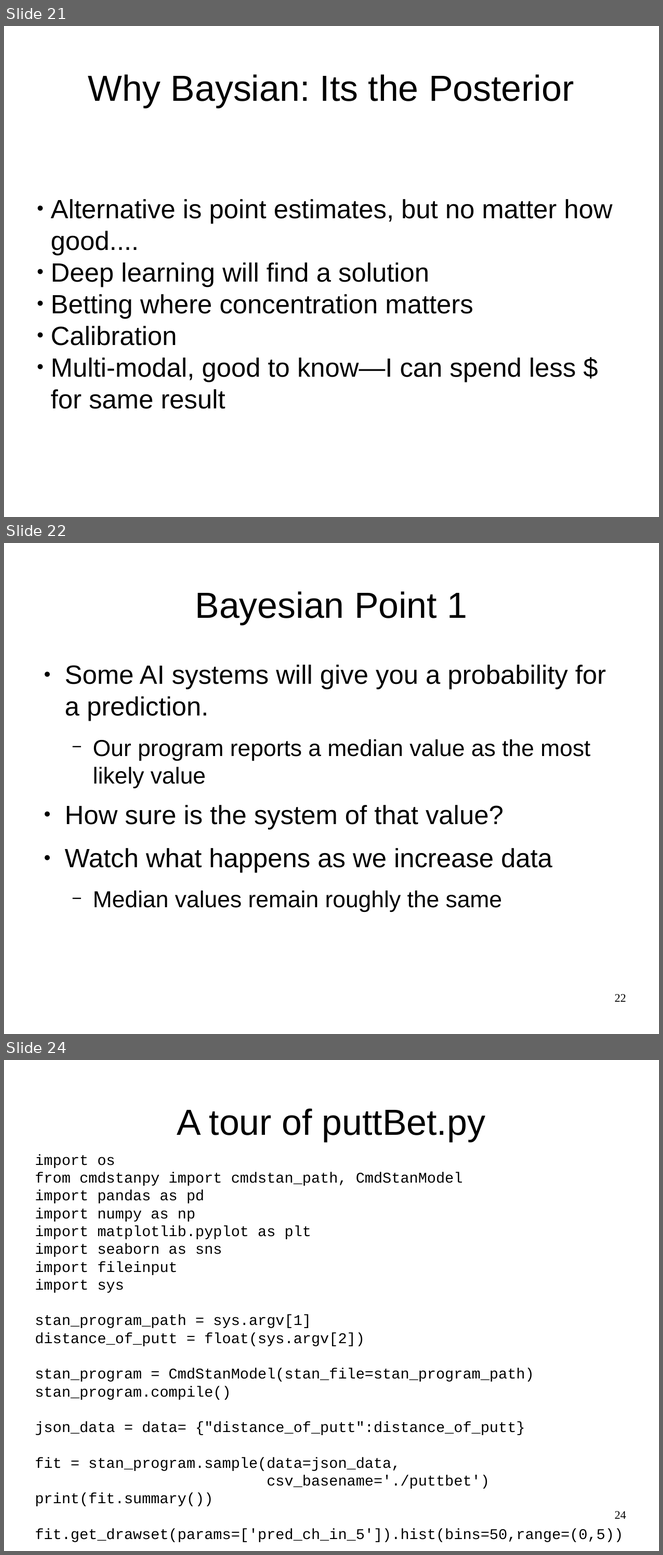
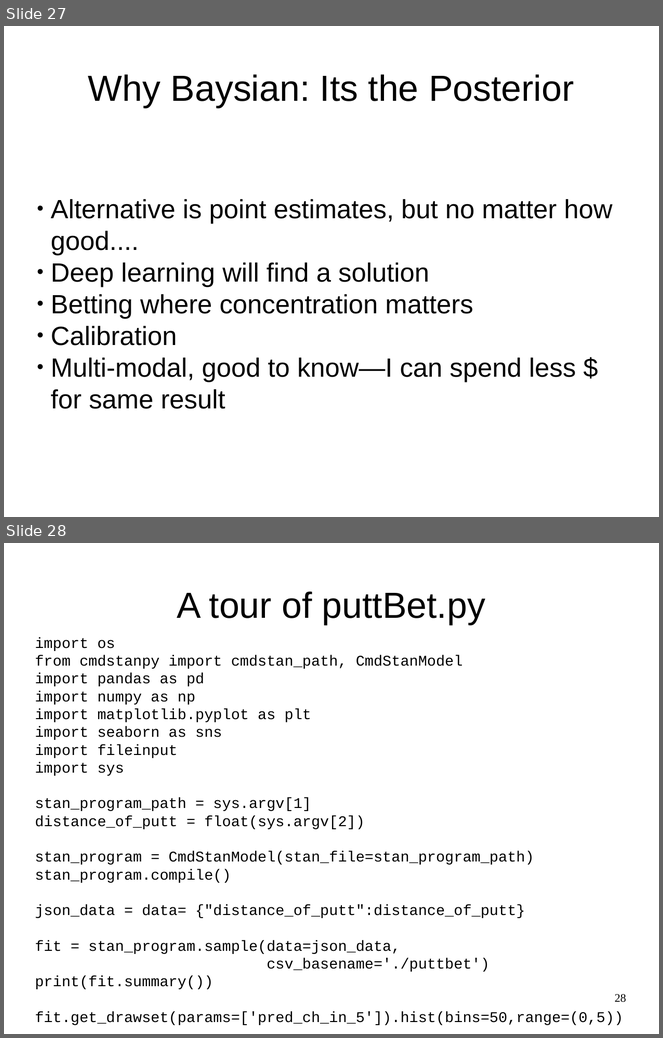
Before and after one commit to breckbaldwin/StanIsThePlan, a slide deck: talks/burlingtonMeetup2019/BurlingtonMeetup.odp. Shown one above the other, each under a label of ours: slides 21, 22 and 24 before the commit, slides 27 and 28 after it; the slides between them are not shown. The pictures are 663x1555 and 663x1038 pixels, drawn with LibreOffice and Linux fonts; fonts in the diff are those of the drawing. Boxes give left, top, right and bottom in pixels: in the first picture for what was removed or moved away, otherwise in the second. Text is boxed around its words. In the diff, an @@ line names an element or a change of style, - is before the commit and + after.

```diff
--- a/talks/burlingtonMeetup2019/BurlingtonMeetup.odp
+++ b/talks/burlingtonMeetup2019/BurlingtonMeetup.odp
@@ slide 22 removed at (4, 543, 659, 1034), background #FFFFFF @@
@@ title removed at (195, 591, 468, 625) @@
-Bayesian Point 1
@@ text removed at (65, 665, 606, 913) @@
-● Some AI systems will give you a probability for a prediction.
-  − Our program reports a median value as the most likely value
-● How sure is the system of that value?
-● Watch what happens as we increase data
-  − Median values remain roughly the same
@@ page number removed at (615, 994, 626, 1002) @@
-22
@@ what was slide 21 is now slide 27 @@
@@ what was slide 24 is now slide 28 @@
@@ page number at (615, 994, 626, 1003): text changed @@
-24
+28
```
Also in this commit, not shown: 1 slide changed, 9 slides added, 8 other slides removed.
